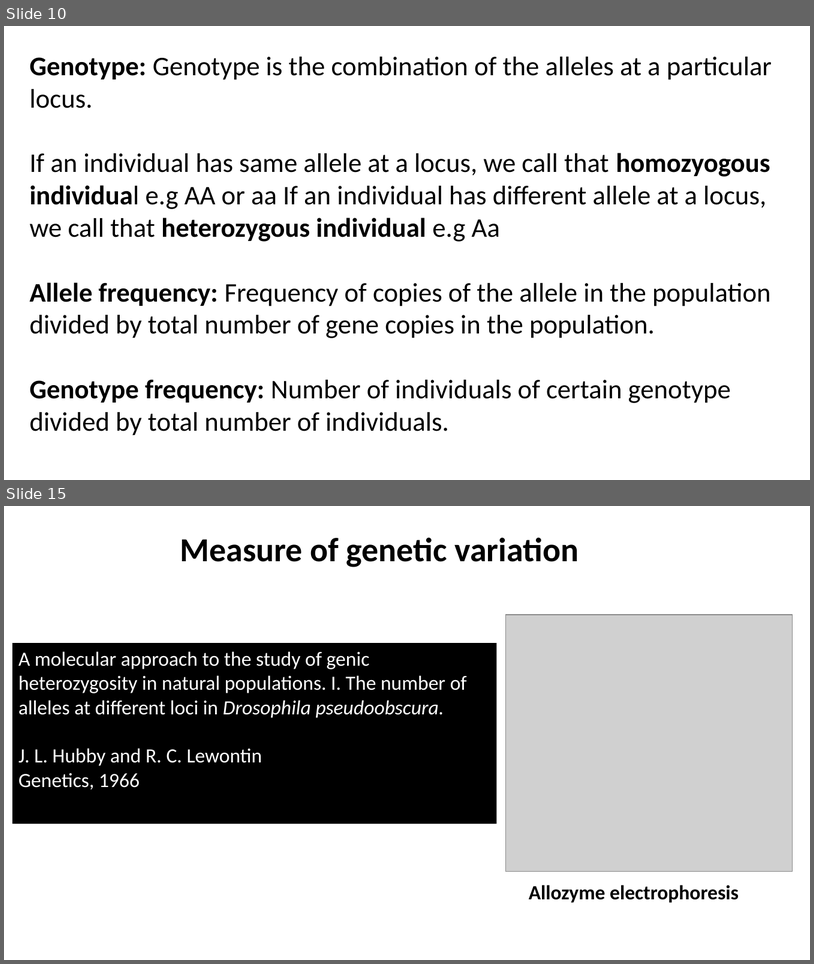
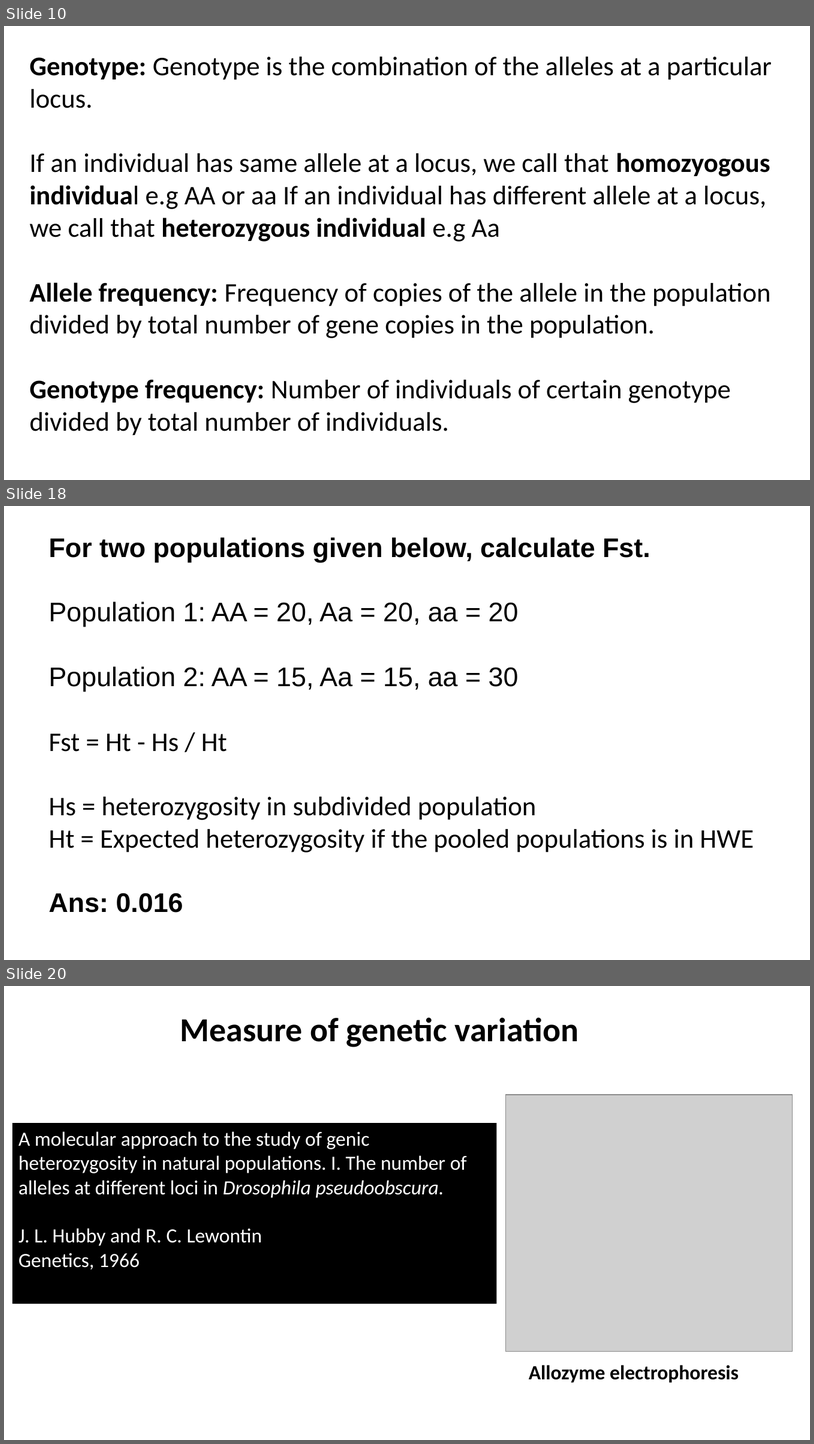
Before and after one commit to shankarkshakya/geppopgen, a slide deck: New Microsoft PowerPoint Presentation.pptx. Shown one above the other, each under a label of ours: slides 10 and 15 before the commit, slides 10, 18 and 20 after it; the slides between them are not shown. The pictures are 814x964 and 814x1444 pixels, drawn with LibreOffice and Linux fonts; fonts in the diff are those of the drawing; grey boxes stand for pictures. Boxes give left, top, right and bottom in pixels: in the first picture for what was removed or moved away, otherwise in the second. Text is boxed around its words. In the diff, an @@ line names an element or a change of style, - is before the commit and + after.

```diff
--- a/New Microsoft PowerPoint Presentation.pptx
+++ b/New Microsoft PowerPoint Presentation.pptx
@@ slide 18 added at (x1=4, y1=506, x2=810, y2=960), background #FFFFFF @@
@@ text added at (x1=49, y1=537, x2=754, y2=912), 32 pt, text #000000 @@
+For two populations given below, calculate Fst.
+Population 1: AA = 20, Aa = 20, aa = 20
+Population 2: AA = 15, Aa = 15, aa = 30
+Fst = Ht - Hs / Ht
+Hs = heterozygosity in subdivided population
+Ht = Expected heterozygosity if the pooled populations is in HWE
+Ans: 0.016
@@ what was slide 15 is now slide 20 @@
```
Also in this commit, not shown: 6 slides changed, 7 other slides added, 3 slides removed, 16 other files.
